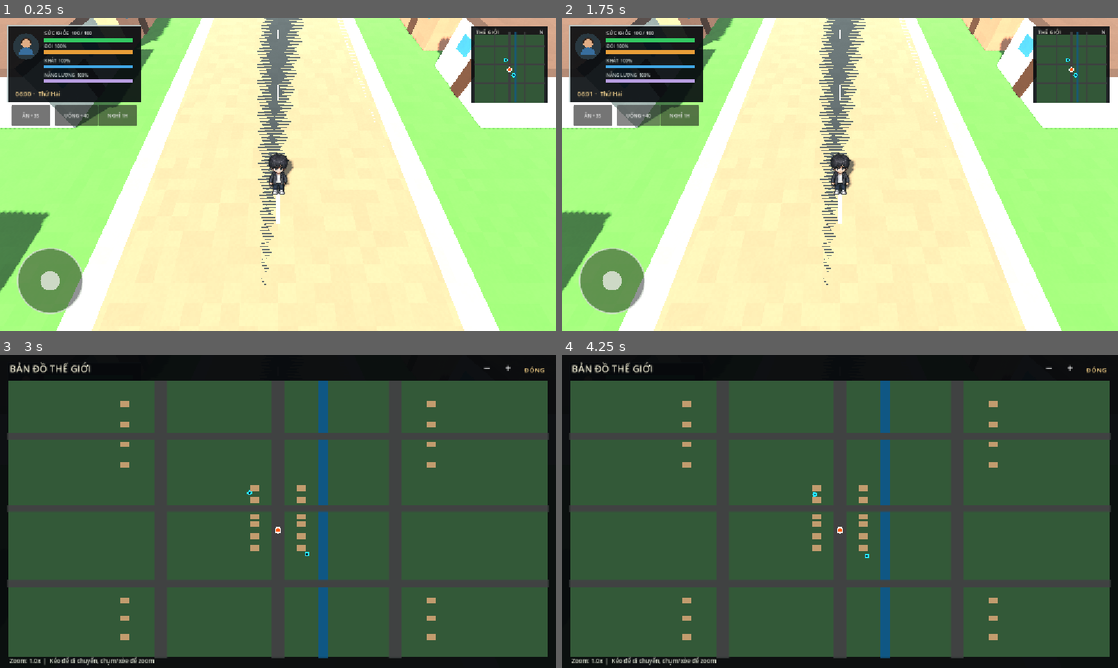
Above: before the commit, frames 1-4 (two rows, left to right).
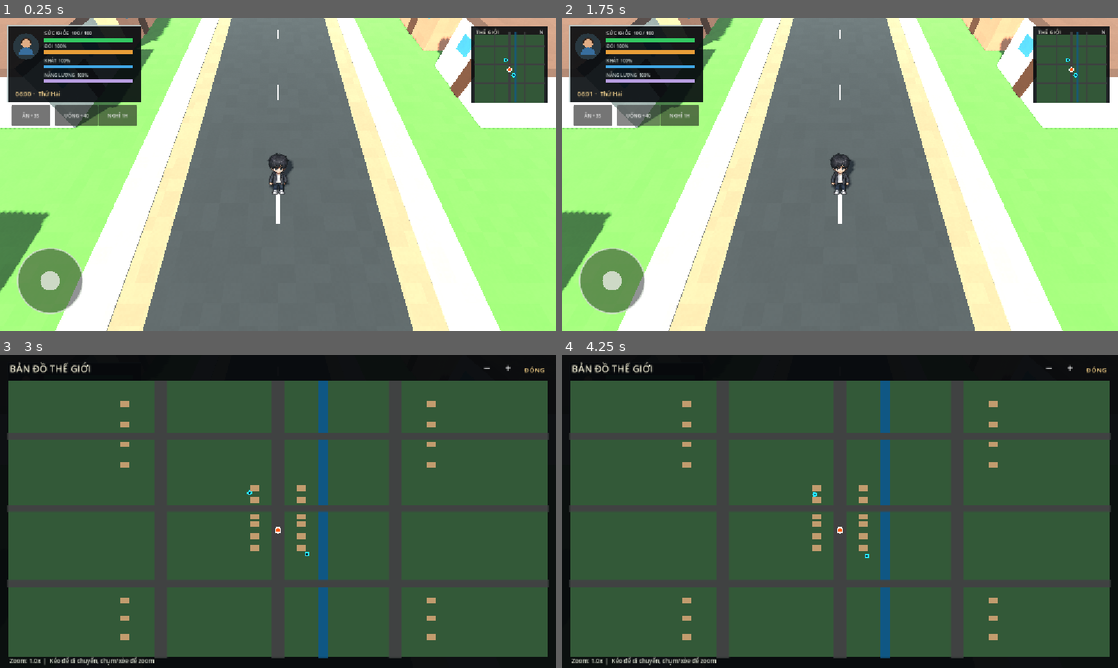
Above: after the commit, the same moments.

Repository: aohmn/GameDemo
Game: Godot game, scene res://scenes/boot/boot.tscn
Two runs of this game, one before a commit and one after it. Both use one fixed random seed, a clock stepped at 60 frames per second and the inputs below.
Inputs (mouse positions are in pixels of both pictures, inside the frame that each line leads up to):
- Up to frame 1 (0.25 s): no input
- Up to frame 2 (1.75 s): click "ĂN +35" at 0.5 s; click "UỐNG +40" at 1.25 s
- Up to frame 3 (3 s): click "NGHỈ 1H" at 2 s; drag from (511, 401) to (333, 442) at 2.77 s
- Up to frame 4 (4.25 s): tap Enter at 3.5 s; drag from (728, 527) to (812, 574) at 3.52 s

The runs differ from the first frame. In frame 1, 34% of the frame differs, in the area x 9-91%, y 0-100%; in frame 2, 34%; in frame 3, less than 0.1%; in frame 4, less than 0.1%.

Commit message:
fix: road surface heights and tree placement warnings

Diff:
--- a/world/map/map_controller.gd
+++ b/world/map/map_controller.gd
@@ -225,7 +225,7 @@
 	_add_static_box(
 		"RoadShoulderMain",
 		Vector3(11.0, 0.12, WORLD_SIZE),
-		Vector3(0.0, -0.01, 0.0),
+		Vector3(0.0, -0.02, 0.0),
 		Color(0.48, 0.43, 0.34)
 	)
 
@@ -246,22 +246,22 @@
 	for index in range(-16, 17, 3):
 		_add_box(
 			"RoadMarking",
-			Vector3(0.16, 0.025, 1.5),
-			Vector3(0.0, 0.0375, float(index) * 2.5),
+			Vector3(0.16, 0.012, 1.5),
+			Vector3(0.0, 0.056, float(index) * 2.5),
 			Color(0.90, 0.87, 0.72)
 		)
 
 	_add_static_box(
 		"SidewalkLeft",
 		Vector3(1.5, 0.20, WORLD_SIZE),
-		Vector3(-5.8, -0.05, 0.0),
+		Vector3(-5.8, -0.02, 0.0),
 		Color(0.57, 0.55, 0.47)
 	)
 
 	_add_static_box(
 		"SidewalkRight",
 		Vector3(1.5, 0.20, WORLD_SIZE),
-		Vector3(5.8, -0.05, 0.0),
+		Vector3(5.8, -0.02, 0.0),
 		Color(0.57, 0.55, 0.47)
 	)
 
@@ -394,19 +394,19 @@
 func _build_expanded_world() -> void:
 	# Hai truc duong phu ket noi cac cum dan cu.
 	for x_position in [-65.0, 65.0]:
-		_add_box(
+		_add_static_box(
 			"DistrictRoad",
 			Vector3(7.0, 0.10, WORLD_SIZE),
-			Vector3(x_position, 0.08, 0.0),
+			Vector3(x_position, -0.005, 0.0),
 			Color(0.20, 0.22, 0.22)
 		)
 
 	# Duong ngang ket noi cac khu vuc.
 	for z_position in [-90.0, 70.0]:
-		_add_box(
+		_add_static_box(
 			"DistrictCrossRoad",
 			Vector3(WORLD_SIZE, 0.10, 7.0),
-			Vector3(0.0, 0.08, z_position),
+			Vector3(0.0, -0.005, z_position),
 			Color(0.20, 0.22, 0.22)
 		)
 
@@ -438,8 +438,12 @@
 		# Tránh hành lang đường ngang phía bắc tại z = -90.
 		if absf(z_position + 90.0) <= 6.0:
 			continue
-		_build_tree(Vector3(-112.0, 0.0, z_position))
-		_build_tree(Vector3(112.0, 0.0, z_position))
+		var left_position := Vector3(-112.0, 0.0, z_position)
+		if _is_tree_position_clear(left_position):
+			_build_tree(left_position)
+		var right_position := Vector3(112.0, 0.0, z_position)
+		if _is_tree_position_clear(right_position):
+			_build_tree(right_position)
 
 	# Cac o dat xanh phia ngoai khu dan cu.
 	_add_box(
Not shown, changed: CHANGELOG.md
